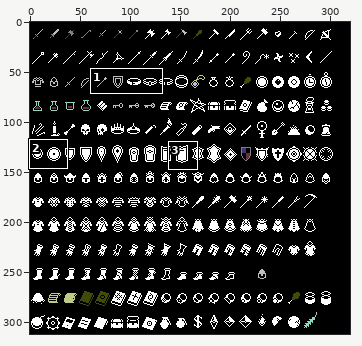
File history of a sprite sheet, Sprites/UI/Items.png. The first picture is a wide view before the edit; the outline marks the close-up.
Close-up. First the earlier version:
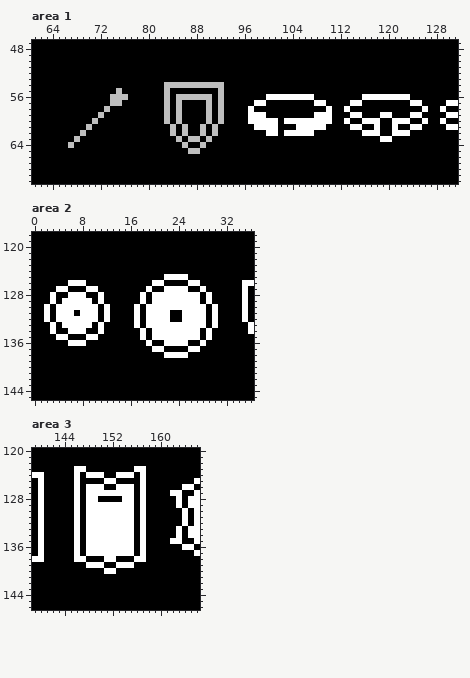
The file is 320x312 pixels. Shown: area 1: x 61..131, y 47..70; area 2: x 0..36, y 118..145; area 3: x 139..166, y 120..146. The commit also changed other parts of the picture, which this record leaves out.
New version:
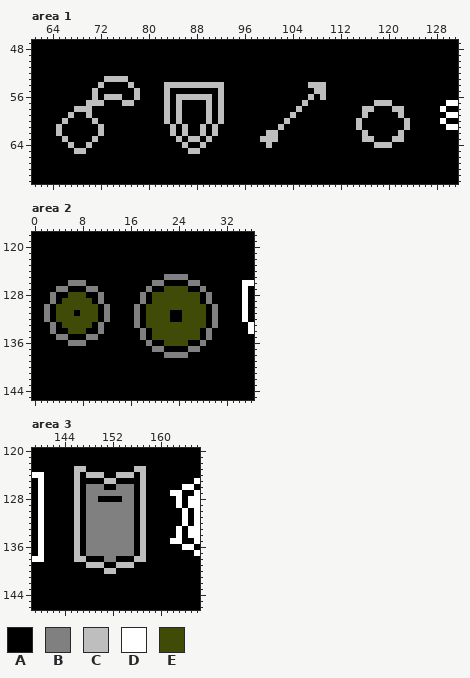
Palette (. is transparent): A #000000  B #808080  C #bebebe  D #ffffff  E #404b07
Edits made:
Area 1:
Colour A replaces colour C in row 55 at x 75; in row 56 at x 76; in row 57 at x 74 to 75; in row 58 at x 73; in row 59 at x 72; in row 61 at x 70.
Colour A replaces colour C in row 62 at x 69; in row 63 at x 68.
Colour A replaces colour D in row 56 at x 100 to 106 and 116 to 123; in row 57 at x 98 to 99, 108 to 109, 114 to 115 and 124 to 125; in row 58 at x 97, 110, 113 and 126; in row 59 at x 97 to 99, 108 to 110, 114 to 115, 119 to 120 and 124 to 125; in row 60 at x 97 to 101, 104 to 110, 113, 116 to 118, 121 to 122 and 126; in row 61 at x 98 to 101, 105 to 109, 114, 118, 121 and 124 to 125.
Colour A replaces colour D in row 62 at x 103 to 107, 117 to 118, 121 and 123; in row 63 at x 119 to 120.
Colour C replaces colour A in row 53 at x 73 to 76; in row 54 at x 72, 77 and 107 to 109; in row 55 at x 71, 78 and 108 to 109; in row 56 at x 71, 73, 78 and 109; in row 57 at x 70 to 72, 76 to 77, 106 and 118 to 120; in row 58 at x 68 to 70, 105, 116 to 117 and 121 to 122.
Colour C replaces colour A in row 59 at x 67, 70, 104, 116 and 122; in row 60 at x 66 and 115; in row 61 at x 65, 72, 102 and 123; in row 62 at x 65 and 72; in row 63 at x 66, 71, 99 to 101, 116 to 117 and 121 to 122; in row 64 at x 70, 100 and 118 to 120.
Colour C replaces colour A in row 65 at x 68 to 69.
Colour C replaces colour D in row 56 at x 107; in row 60 at x 103 and 123; in row 61 at x 115; in row 62 at x 100 to 101, 116 and 122.
Area 2:
Colour B replaces colour D in row 125 at x 22 to 25; in row 126 at x 6 to 8, 20 to 21 and 26 to 27; in row 127 at x 4 to 5, 9 to 10, 19 and 28; in rows 128 to 129 at x 3, 11, 18 and 29; in rows 130 to 132 at x 2, 12, 17 and 30; in row 133 at x 3, 11, 17 and 30.
Colour B replaces colour D in row 134 at x 3, 11, 18 and 29; in row 135 at x 4 to 5, 9 to 10, 18 and 29; in row 136 at x 6 to 8, 19 and 28; in row 137 at x 20 to 21 and 26 to 27; in row 138 at x 22 to 25.
Colour E replaces colour D in row 127 at x 22 to 25; in row 128 at x 6 to 8 and 20 to 27; in row 129 at x 5 to 9 and 20 to 27; in row 130 at x 4 to 10 and 19 to 28; in row 131 at x 4 to 6, 8 to 10, 19 to 22 and 25 to 28; in row 132 at x 4 to 10, 19 to 22 and 25 to 28.
Colour E replaces colour D in row 133 at x 5 to 9 and 19 to 28; in row 134 at x 6 to 8 and 20 to 27; in row 135 at x 20 to 27; in row 136 at x 22 to 25.
Area 3:
Colour B replaces colour D in row 126 at x 148 to 150 and 153 to 155; in row 127 at x 148 to 155; in row 128 at x 148 to 149 and 154 to 155; in rows 129 to 137 at x 148 to 155; in row 138 at x 151 to 152.
Colour C replaces colour D in row 123 at x 146 to 147 and 156 to 157; in row 124 at x 146, 148 to 150, 153 to 155 and 157; in row 125 at x 146, 151 to 152 and 157; in rows 126 to 137 at x 146 and 157; in row 138 at x 146 to 147 and 156 to 157; in row 139 at x 148 to 150 and 153 to 155.
Colour C replaces colour D in row 140 at x 151 to 152.
